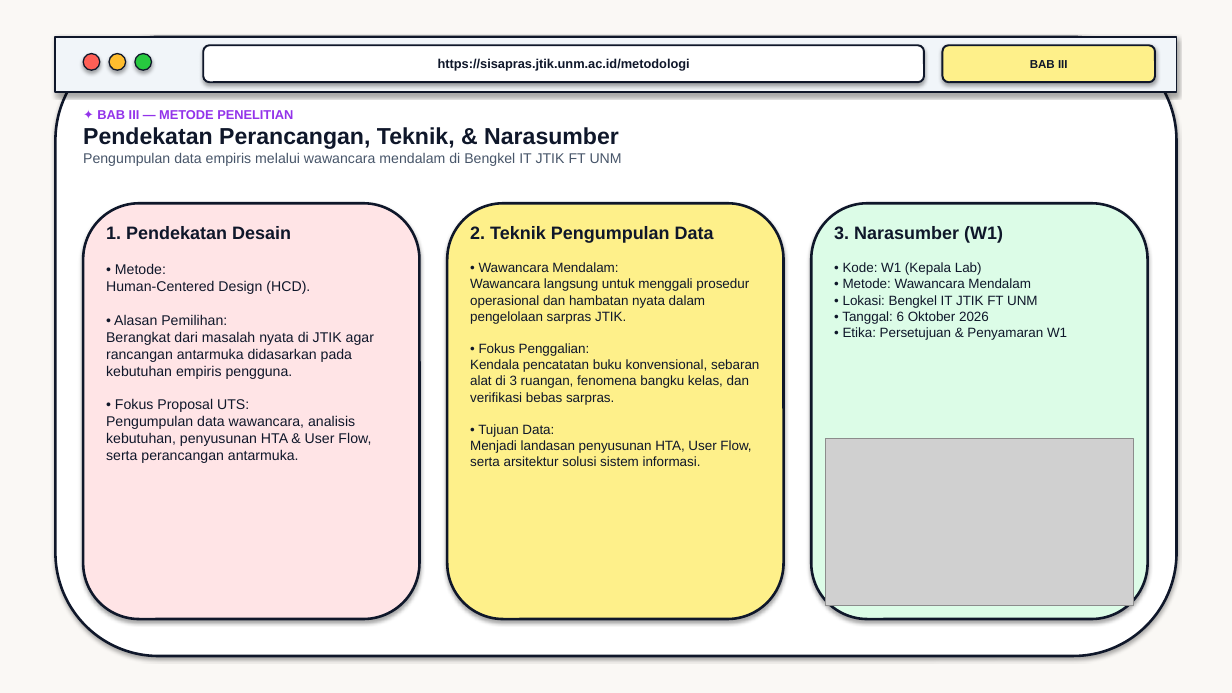
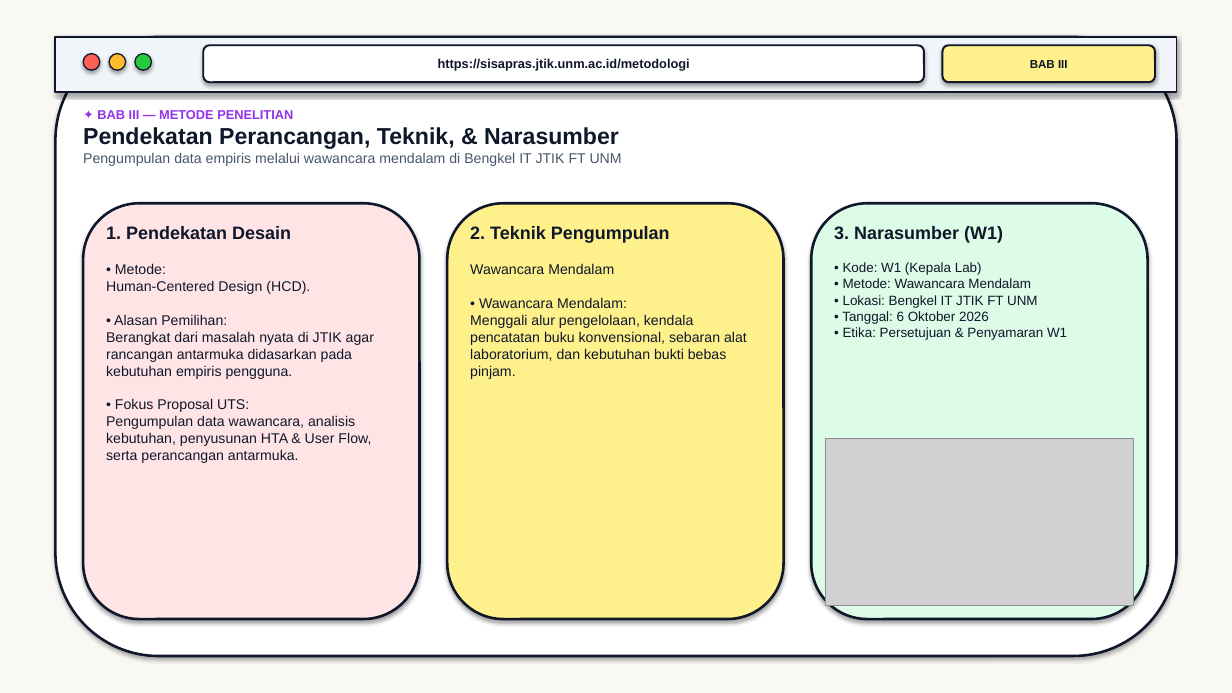
Before and after one commit to warnisaocha-rgb/si-sapras-jtik, a slide deck: slide 9 of Presentasi_UTS_SI-SAPRAS_JTIK_FotoWawancara.pptx. Drawn at 1232x693 pixels with LibreOffice and Linux fonts; fonts in the diff are those of the drawing; grey boxes stand for pictures. Boxes give left, top, right and bottom in pixels: in the first picture for what was removed or moved away, otherwise in the second. Text is boxed around its words. In the diff, an @@ line names an element or a change of style, - is before the commit and + after.

```diff
--- a/Presentasi_UTS_SI-SAPRAS_JTIK_FotoWawancara.pptx
+++ b/Presentasi_UTS_SI-SAPRAS_JTIK_FotoWawancara.pptx
@@ text at (x1=470, y1=226, x2=747, y2=379): text changed; size 10.5 to 11 pt @@
-2. Teknik Pengumpulan Data
-• Wawancara Mendalam:
-Wawancara langsung untuk menggali prosedur operasional dan hambatan nyata dalam pengelolaan sarpras JTIK.
-• Fokus Penggalian:
-Kendala pencatatan buku konvensional, sebaran alat di 3 ruangan, fenomena bangku kelas, dan verifikasi bebas sarpras.
-• Tujuan Data:
-Menjadi landasan penyusunan HTA, User Flow, serta arsitektur solusi sistem informasi.
+2. Teknik Pengumpulan
+Wawancara Mendalam
+• Wawancara Mendalam:
+Menggali alur pengelolaan, kendala pencatatan buku konvensional, sebaran alat laboratorium, dan kebutuhan bukti bebas pinjam.
```
Also in this commit, not shown: 3 other files.
